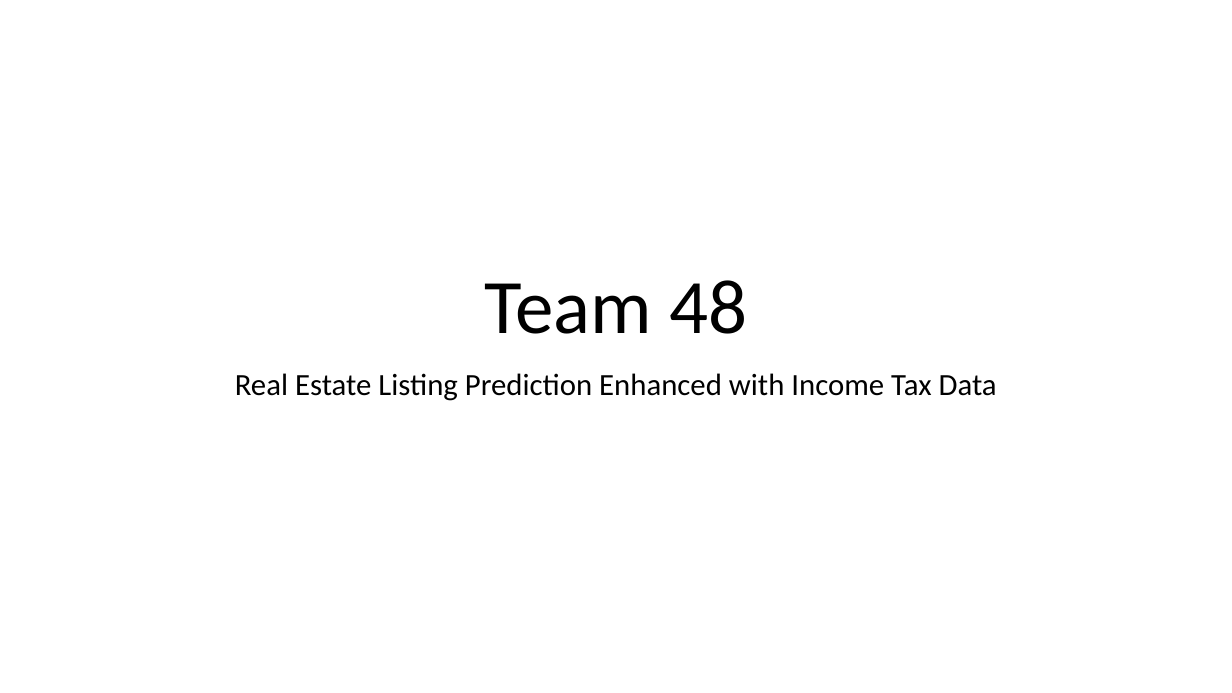
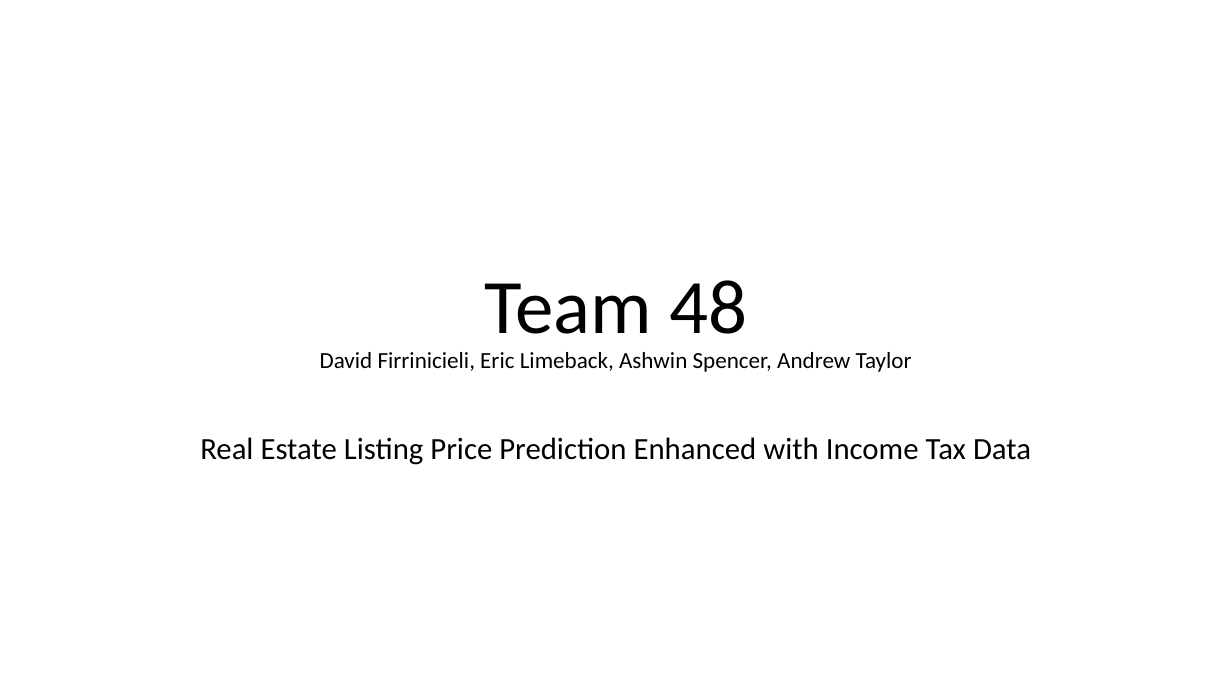
Before and after one commit to david-firrin/Real-Estate-Price-Prediction-With-Income-Tax-Data, a slide deck: slide 1 of Progress Presentation/team48progressreport.pptx. Drawn at 1232x693 pixels with LibreOffice and Linux fonts; fonts in the diff are those of the drawing. Boxes give left, top, right and bottom in pixels: in the first picture for what was removed or moved away, otherwise in the second. Text is boxed around its words. In the diff, an @@ line names an element or a change of style, - is before the commit and + after.

```diff
--- a/Progress Presentation/team48progressreport.pptx
+++ b/Progress Presentation/team48progressreport.pptx
@@ text added at [320,352,912,372], 18 pt, text #000000 @@
+David Firrinicieli, Eric Limeback, Ashwin Spencer, Andrew Taylor
@@ subtitle at [200,437,1031,465]: text changed @@
-Real Estate Listing Prediction Enhanced with Income Tax Data
+Real Estate Listing Price Prediction Enhanced with Income Tax Data
```
Also in this commit, not shown: 6 other slides changed, 1 other file.
